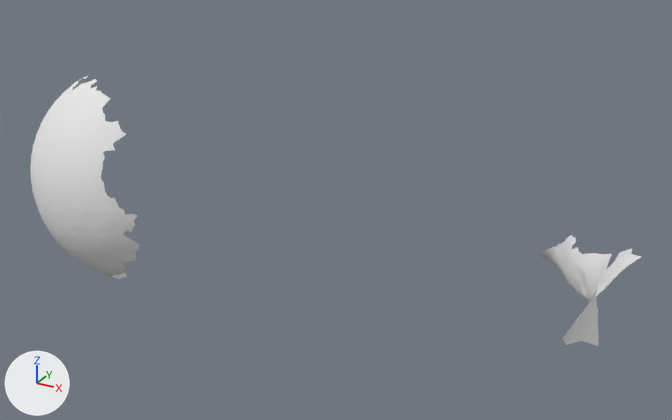
Before and after pictures for a commit that changed the OBJ model res/tangential2/LargeSphere_tangential_02.000066.obj.
Before and after are seen from a 50 mm lens placed at (573.0, -1566.0, 413.0), pointed at (20.0, -560.0, -90.0). The lights are fixed; the arrows at lower left show +X, +Y and +Z. Where no turn or scale is listed for an object, it has been applied to the vertices.

Before the edit, the objects in view are built like this:
```python
me_largesphere_tangential_02_000066 = bpy.data.meshes.new('LargeSphere_tangential_02.000066')
me_largesphere_tangential_02_000066.from_pydata(...)  # 10485 vertices, 20688 faces; spans x -375.0..411.0, y -801.0..-304.0, z -233.0..89.0
me_largesphere_tangential_02_000066.materials.append(mat_largesphere_tangential_02_000066)  # white #e7e7e7
ob_largesphere_tangential_02_000066 = bpy.data.objects.new('LargeSphere_tangential_02.000066', me_largesphere_tangential_02_000066)
ob_largesphere_tangential_02_000066.location = (0.0, 0.0, 0.0)
```
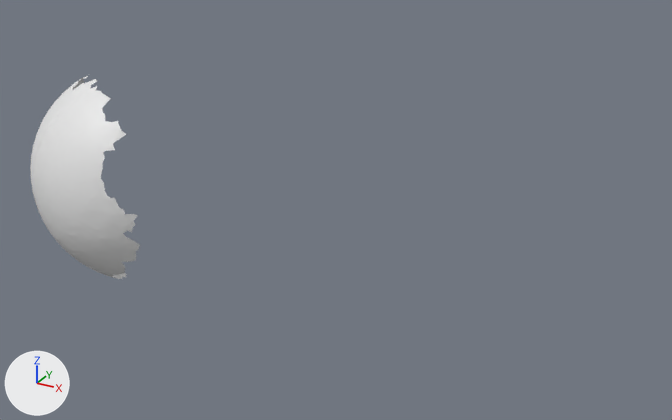
Location of each change, [x1, y1, x2, y2] in pixels of the pictures (672 x 420 px):
'LargeSphere_tangential_02.000066', reshaped (82% narrower, 25% shorter): before [30, 76, 641, 346]; after [30, 76, 140, 279]
part 1 of me_largesphere_tangential_02_000066, deleted: before [539, 235, 641, 346]

The edits, one by one:
me_largesphere_tangential_02_000066 has 10485 vertices, 20688 faces and spans x -375.0..411.0, y -801.0..-304.0, z -233.0..89.0.
me_largesphere_tangential_02_000066 is used by ob_largesphere_tangential_02_000066; location (0.0, 0.0, 0.0).
me_largesphere_tangential_02_000066 no longer uses material mat_largesphere_tangential_02_000066 (white #e7e7e7).
me_largesphere_tangential_02_000066 part 1: the loose piece of 905 vertices spanning x 233.0..411.0, y -563.0..-304.0, z -233.0..-86.0 is deleted.
